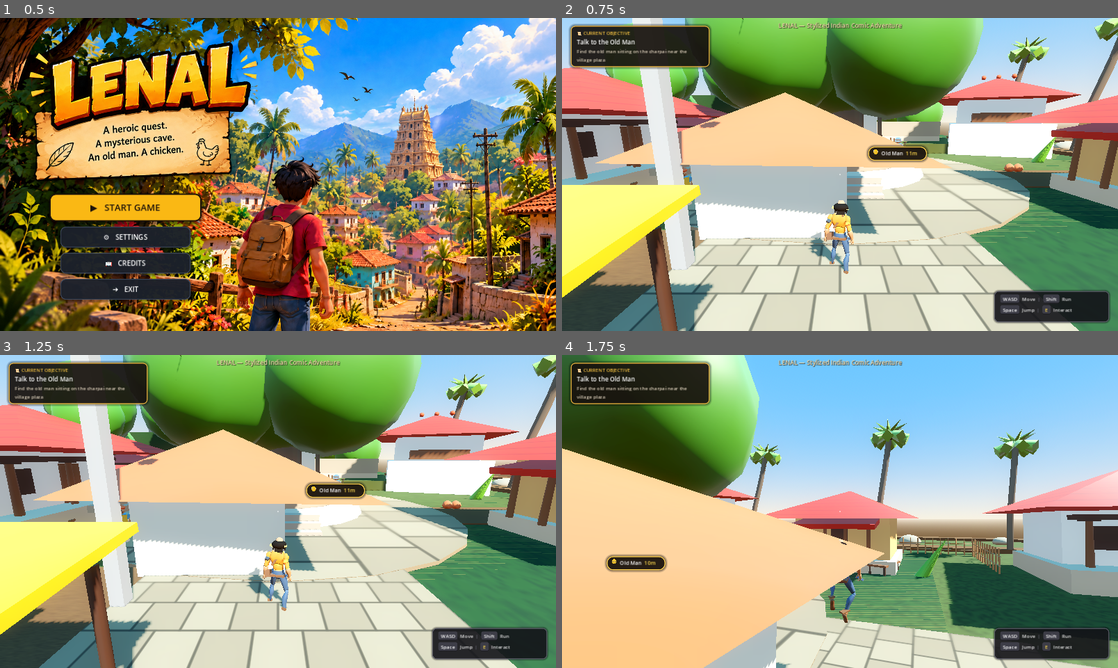
Above: before the commit, frames 1-4 (two rows, left to right).
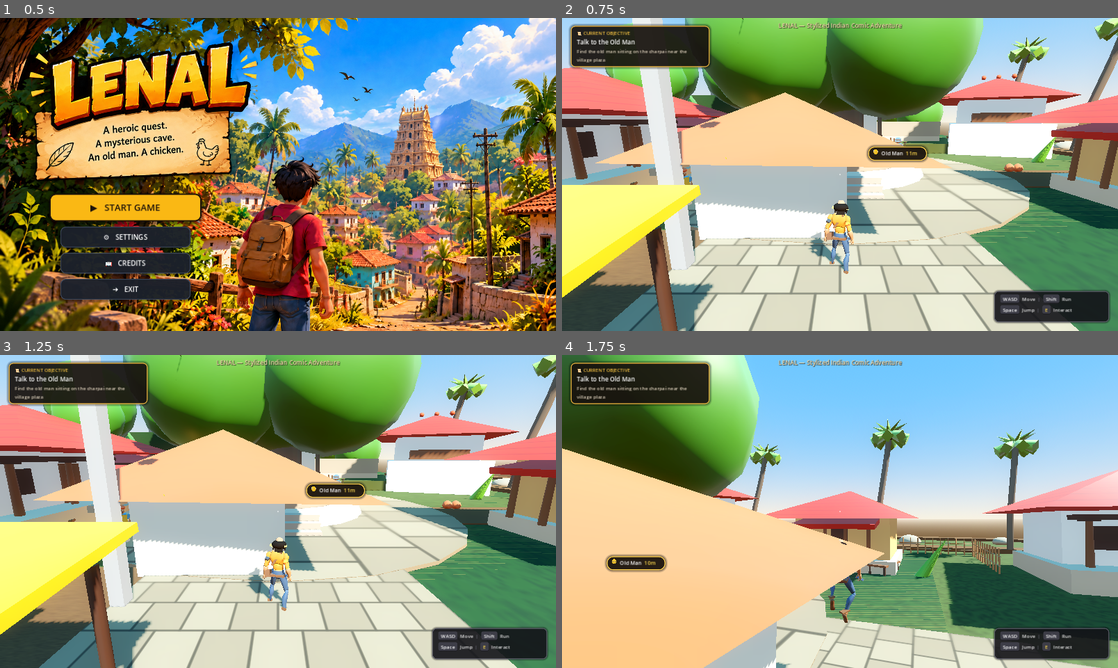
Above: after the commit, the same moments.

Repository: Lnvqntx/winter-soldiers-tgc-game-jam-2026
Game: Godot game, scene res://scenes/main_menu.tscn
The game is run twice, just before and just after one commit, with the same random seed, the same clock (stepped at 60 frames per second) and the same inputs.
Inputs (mouse positions are in pixels of both pictures, inside the frame that each line leads up to):
- Up to frame 1 (0.5 s): no input
- Up to frame 2 (0.75 s): click "▶ START GAME" at 0.5 s
- Up to frame 3 (1.25 s): no input
- Up to frame 4 (1.75 s): tap Enter at 1.25 s; move the mouse to (867, 511) at 1.27 s; hold W (move_forward) from 1.28 s (still down); hold E (interact) from 1.28 s (still down); click (867, 511) at 1.42 s; tap Space (jump) at 1.52 s; tap Shift (run) at 1.55 s

Frame 1 is identical in both runs. In frame 2, 0.4% of the frame differs, in the area x 10-36%, y 23-59%; in frame 3, 0.4%, in the area x 10-36%, y 23-54%; in frame 4, nothing differs.

Commit message:
Fix chicken visibility and complete unobstructed chase route from bazaar through temple to forest cave

Diff:
--- a/scenes/main.tscn
+++ b/scenes/main.tscn
@@ -46,11 +46,11 @@
 [sub_resource type="BoxShape3D" id="Shape_Wall_EW"]
 size = Vector3(2, 20, 220)
 
-[sub_resource type="BoxShape3D" id="Shape_TempleTerrace"]
-size = Vector3(26, 1.1, 24)
-
-[sub_resource type="BoxShape3D" id="Shape_TempleStairs"]
-size = Vector3(8.0, 1.1, 4.0)
+[sub_resource type="ConvexPolygonShape3D" id="Shape_TempleWedge"]
+points = PackedVector3Array(-3.5, 0, -8, 3.5, 0, -8, -3.5, 1.85, -14.6, 3.5, 1.85, -14.6, -3.5, -0.5, -8, 3.5, -0.5, -8, -3.5, -0.5, -14.6, 3.5, -0.5, -14.6)
+
+[sub_resource type="ConvexPolygonShape3D" id="Shape_TempleWedgeBack"]
+points = PackedVector3Array(4, 1.85, -36.5, 8, 1.85, -36.5, 4, 0, -43, 8, 0, -43, 4, -0.5, -36.5, 8, -0.5, -36.5, 4, -0.5, -43, 8, -0.5, -43)
 
 [sub_resource type="BoxShape3D" id="Shape_House1"]
 size = Vector3(7.5, 4.2, 7.5)
@@ -248,17 +248,19 @@
 transform = Transform3D(1, 0, 0, 0, 1, 0, 0, 0, 1, 58, 8, -45)
 shape = SubResource("Shape_Wall_EW")
 
-[node name="TempleTerraceCol" type="StaticBody3D" parent="."]
-transform = Transform3D(1, 0, 0, 0, 1, 0, 0, 0, 1, 0, 0.55, -25.3)
-collision_layer = 1
-collision_mask = 3
-
-[node name="Col" type="CollisionShape3D" parent="TempleTerraceCol"]
-shape = SubResource("Shape_TempleTerrace")
-
-[node name="StairsCol" type="CollisionShape3D" parent="TempleTerraceCol"]
-transform = Transform3D(1, 0, 0, 0, 1, 0, 0, 0, 1, 0, -0.15, 13.8)
-shape = SubResource("Shape_TempleStairs")
+[node name="TempleWedgeRamp" type="StaticBody3D" parent="."]
+collision_layer = 1
+collision_mask = 3
+
+[node name="Col" type="CollisionShape3D" parent="TempleWedgeRamp"]
+shape = SubResource("Shape_TempleWedge")
+
+[node name="TempleWedgeRampBack" type="StaticBody3D" parent="."]
+collision_layer = 1
+collision_mask = 3
+
+[node name="Col" type="CollisionShape3D" parent="TempleWedgeRampBack"]
+shape = SubResource("Shape_TempleWedgeBack")
 
 [node name="House1_Blue" type="StaticBody3D" parent="."]
 transform = Transform3D(1, 0, 0, 0, 1, 0, 0, 0, 1, -13.4, 0, 4.0)
@@ -376,7 +378,7 @@
 transform = Transform3D(1, 0, 0, 0, 1, 0, 0, 0, 1, 0, 0, 0)
 
 [node name="Chicken" parent="." instance=ExtResource("3_chicken")]
-transform = Transform3D(0.965926, 0, 0.258819, 0, 1, 0, -0.258819, 0, 0.965926, -3.2, 0.05, -1.8)
+transform = Transform3D(0.965926, 0, 0.258819, 0, 1, 0, -0.258819, 0, 0.965926, -6.5, 0.35, 3.5)
 
 [node name="EndingTable" parent="." instance=ExtResource("5_ending_table")]
 transform = Transform3D(0.866025, 0, -0.5, 0, 1, 0, 0.5, 0, 0.866025, 3.8, 0.9, 1.2)
--- a/scripts/chicken.gd
+++ b/scripts/chicken.gd
@@ -24,52 +24,46 @@
 var has_lantern: bool = true
 var player_ref: Node3D = null
 
-# Multi-stage village chase route giving the player plenty of time and fun pursuit!
+# Multi-stage village to forest cave chase route giving the player plenty of time and fun pursuit!
 var chase_stages: Array = [
 	# Leg 0: Scurrying past the bazaar stalls & market
 	[
-		Vector3(-5.5, 0.35, 2.5),
-		Vector3(-9.0, 0.35, 6.5),
-		Vector3(-12.5, 0.35, 10.5),
-		Vector3(-10.0, 0.35, 14.5)
+		Vector3(-6.5, 0.35, 1.0),
+		Vector3(-6.5, 0.35, -4.0),
+		Vector3(-6.5, 0.35, -8.0)
 	],
-	# Leg 1: Dashing around the Tea Stall into the south road
-	[
-		Vector3(-7.0, 0.35, 17.5),
-		Vector3(-3.0, 0.35, 15.0),
-		Vector3(1.5, 0.35, 11.5),
-		Vector3(4.5, 0.35, 8.5)
+	# Leg 1: Dashing across the plaza towards the temple grand gopuram gate
+	[
+		Vector3(0.0, 0.35, -8.0),
+		Vector3(0.0, 1.85, -15.0),
+		Vector3(0.0, 1.85, -18.0)
 	],
-	# Leg 2: Crossing back east towards the village well & haveli
-	[
-		Vector3(7.5, 0.35, 5.0),
-		Vector3(11.5, 0.35, 1.5),
-		Vector3(13.5, 0.35, -4.0),
-		Vector3(10.5, 0.35, -8.5)
+	# Leg 2: Scurrying past the east temple colonnade to the rear forest exit
+	[
+		Vector3(6.0, 1.85, -20.0),
+		Vector3(6.0, 1.85, -32.0),
+		Vector3(6.0, 1.85, -36.0),
+		Vector3(6.0, 0.35, -44.0)
 	],
-	# Leg 3: Zig-zagging across the temple square terrace
-	[
-		Vector3(6.0, 0.35, -13.0),
-		Vector3(1.0, 0.35, -17.5),
-		Vector3(-4.0, 0.35, -19.0),
-		Vector3(-8.5, 0.35, -15.0)
+	# Leg 3: Scurrying deep into the tropical forest panorama trail
+	[
+		Vector3(5.0, 0.35, -55.0),
+		Vector3(4.0, 0.35, -66.0),
+		Vector3(3.0, 0.35, -76.0)
 	],
-	# Leg 4: Panic dash to the northern forest trailhead dead-end
-	[
-		Vector3(-6.0, 0.35, -11.5),
-		Vector3(-1.5, 0.35, -13.5),
-		Vector3(3.5, 0.35, -15.5),
-		Vector3(7.2, 0.35, -18.0)
+	# Leg 4: Final panic dash right up to the dark mysterious Cave mouth
+	[
+		Vector3(3.0, 0.35, -82.0)
 	]
 ]
 
-# Legacy waypoints list for backward compatibility with scripts/tests
+# Waypoints list for backward compatibility with scripts and automated tests
 var waypoints: Array[Vector3] = [
-	Vector3(-10.0, 0.35, 14.5),
-	Vector3(4.5, 0.35, 8.5),
-	Vector3(10.5, 0.35, -8.5),
-	Vector3(-8.5, 0.35, -15.0),
-	Vector3(7.2, 0.35, -18.0)
+	Vector3(-6.5, 0.35, -8.0),
+	Vector3(0.0, 1.85, -18.0),
+	Vector3(6.0, 0.35, -44.0),
+	Vector3(3.0, 0.35, -76.0),
+	Vector3(3.0, 0.35, -82.0)
 ]
 var current_waypoint_idx: int = 0
 
@@ -85,6 +79,8 @@
 
 func _ready() -> void:
 	add_to_group("interactable")
+	floor_snap_length = 0.4
+	floor_max_angle = deg_to_rad(50.0)
 	base_y = position.y
 	_update_badge()
 
@@ -124,7 +120,7 @@
 	# Check distance to player
 	if player_ref and GameState.current_state >= GameState.State.CHICKEN_QUEST:
 		var dist = global_position.distance_to(player_ref.global_position)
-		if dist < 6.5:
+		if dist < 5.0:
 			trigger_alert()
 
 func trigger_alert() -> void:
@@ -136,7 +132,7 @@
 		head_root.rotation.y = PI # Look back at player
 	_update_badge()
 	if player_ref and player_ref.has_method("show_monologue"):
-		player_ref.show_monologue("PLAYER: \"Arre! Ruk!\"", 2.2)
+		player_ref.show_monologue("PLAYER: \"Arey! That's the missing chicken holding a lantern?! Ruk!\"", 2.6)
 
 func _process_alert(delta: float) -> void:
 	if not is_on_floor():
@@ -246,16 +242,16 @@
 	if player_ref and player_ref.has_method("show_monologue"):
 		match current_stage:
 			1:
-				player_ref.show_monologue("PLAYER: \"Abey ruk na!\"", 2.2)
+				player_ref.show_monologue("PLAYER: \"Abey yeh mandir ke andar kyun bhaag gayi?!\"", 2.4)
 			2:
-				player_ref.show_monologue("PLAYER: \"Yeh chicken Olympic runner hai kya?!\"", 2.4)
+				player_ref.show_monologue("PLAYER: \"Wait! Mandir se bahar nikal rahi hai!\"", 2.4)
 			3:
-				player_ref.show_monologue("PLAYER: \"Seriously?! How is she this fast?!\"", 2.4)
+				player_ref.show_monologue("PLAYER: \"Yeh chicken jungle mein kyun jaa rahi hai?!\"", 2.6)
 			4:
-				player_ref.show_monologue("PLAYER: \"Yeh chicken jungle mein kyun jaa rahi hai?\"", 3.0)
+				player_ref.show_monologue("PLAYER: \"Seriously?! In the jungle?! How is she this fast?!\"", 2.6)
 				get_tree().create_timer(3.2).timeout.connect(func():
 					if player_ref and player_ref.has_method("show_monologue"):
-						player_ref.show_monologue("PLAYER: \"Finally cornered you! Wait... what is that in her beak?\"", 3.2)
+						player_ref.show_monologue("PLAYER: \"Finally cornered you outside the cave! What is that in her beak?!\"", 3.2)
 				)
 
 	if current_stage >= chase_stages.size():
@@ -290,12 +286,22 @@
 	match state:
 		ChickenState.IDLE:
 			if GameState.current_state >= GameState.State.CHICKEN_QUEST and has_lantern:
+				badge.text = "🐔 MISSING CHICKEN"
+				badge.visible = true
+			else:
 				badge.text = "🐔"
 				badge.visible = true
+		ChickenState.ALERT:
+			badge.text = "🐔 !!"
+			badge.visible = true
+		ChickenState.RUNNING:
+			if is_taunting:
+				badge.text = "🐔 [Catch me!]"
 			else:
-				badge.visible = false
-		ChickenState.ALERT, ChickenState.RUNNING, ChickenState.CORNERED:
-			badge.text = "🐔"
+				badge.text = "🐔 [Running!]"
+			badge.visible = true
+		ChickenState.CORNERED:
+			badge.text = "🐔 [E] CATCH & TAKE LANTERN"
 			badge.visible = true
 		ChickenState.CAUGHT:
 			badge.visible = false
--- a/scripts/player.gd
+++ b/scripts/player.gd
@@ -102,6 +102,9 @@
 		spring_arm.rotation.x = deg_to_rad(camera_look_pitch)
 	if camera:
 		camera.fov = camera_fov
+
+	floor_snap_length = 0.4
+	floor_max_angle = deg_to_rad(50.0)
 
 	# Start initial animation
 	_play_anim(anim_idle, 0.0)
--- a/scripts/village_environment.gd
+++ b/scripts/village_environment.gd
@@ -25,9 +25,9 @@
 				or pname.begins_with("8_") or pname.begins_with("10_") or pname.begins_with("11_") \
 				or pname.begins_with("12_"):
 
-				# Filter out canopy leaves so player isn't blocked by floating leaf cards
+				# Filter out canopy leaves so player isn't blocked by floating leaf cards, and Mesh104 (temple rear wall arch) to open the forest path
 				var n_low = node.name.to_lower()
-				if not n_low.contains("leaf") and not n_low.contains("flora") and not n_low.contains("canopy"):
+				if not n_low.contains("leaf") and not n_low.contains("flora") and not n_low.contains("canopy") and node.name != "Mesh104":
 					should_collide = true
 				break
 			p = p.get_parent()
